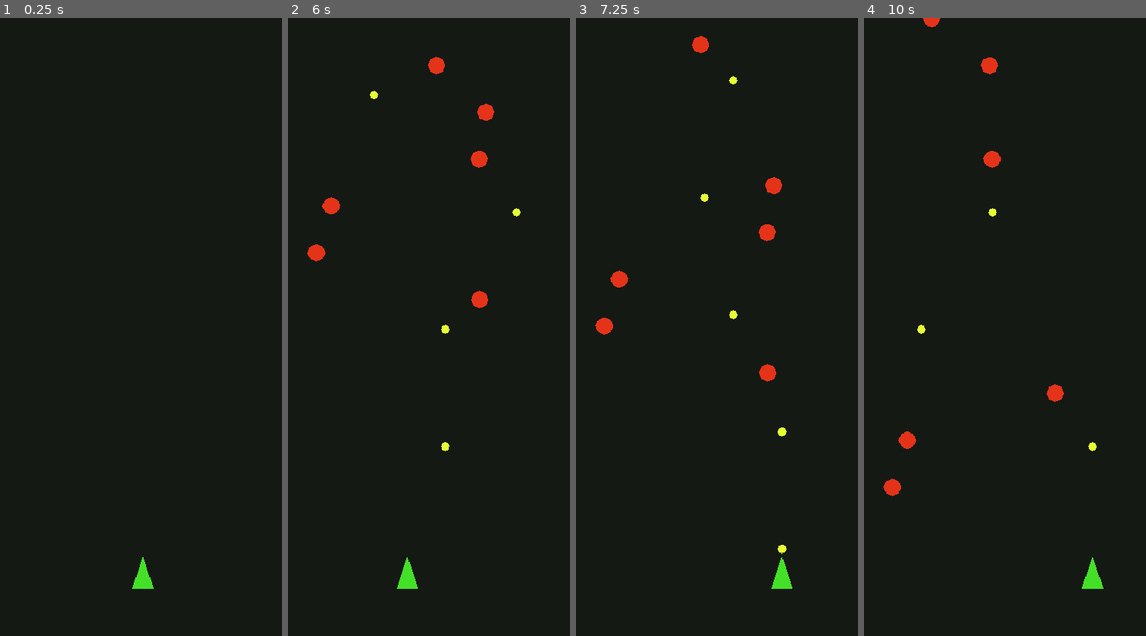
Above: before the commit, frames 1-4 (left to right).
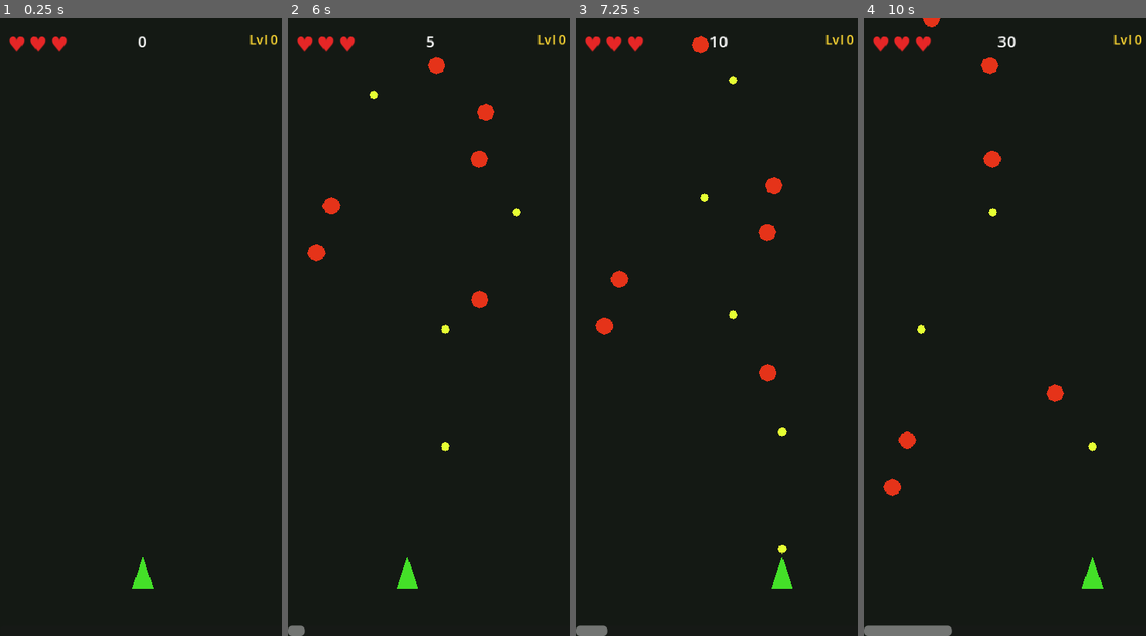
Above: after the commit, the same moments.

Repository: JoseNoIP/gb-GuacBlaster-Survivor
Game: Godot game, scene res://src/scenes/Main.tscn
Two runs of this game, one before a commit and one after it. Both use one fixed random seed, a clock stepped at 60 frames per second and the inputs below.
Inputs (mouse positions are in pixels of both pictures, inside the frame that each line leads up to):
- Up to frame 1 (0.25 s): no input
- Up to frame 2 (6 s): tap Enter at 0.5 s; move the mouse to (493, 296) at 0.52 s; hold Shift 0.53-1.25 s; click (493, 296) at 0.67 s; drag from (372, 357) to (431, 308) at 1.27 s; move the mouse to (460, 191) at 2.02 s; tap Ctrl at 2.1 s; click (460, 191) at 2.17 s; drag from (417, 450) to (420, 221) at 2.77 s; move the mouse to (516, 419) at 3.52 s; tap Alt at 3.6 s; click (516, 419) at 3.67 s; drag from (344, 234) to (516, 370) at 4.27 s; move the mouse to (445, 327) at 5.02 s; hold Shift 5.03-5.75 s; click (445, 327) at 5.17 s; drag from (386, 172) to (445, 512) at 5.77 s
- Up to frame 3 (7.25 s): move the mouse to (781, 296) at 6.52 s; tap Ctrl at 6.6 s; click (781, 296) at 6.67 s
- Up to frame 4 (10 s): drag from (948, 357) to (1069, 543) at 7.27 s; move the mouse to (1036, 191) at 8.02 s; tap Alt at 8.1 s; click (1036, 191) at 8.17 s; drag from (993, 450) to (920, 234) at 8.77 s; move the mouse to (1092, 419) at 9.52 s; hold Shift from 9.53 s (still down); click (1092, 419) at 9.67 s

The runs differ from the first frame. In frame 1, 0.4% of the frame differs, in the area x 3-99%, y 2-6%; in frame 2, 0.5%; in frame 3, 0.6%; in frame 4, 1.0%, in the area x 0-99%, y 2-100%.

Commit message:
feat: implement HUD with power-up selection, XP bar, and score tracking

Diff:
--- /dev/null
+++ b/src/features/ui/HUD.gd
@@ -0,0 +1,201 @@
+class_name HUD
+extends CanvasLayer
+## Heads-up display: hearts, XP bar, score, level, and power-up selection overlay.
+## Listens to EventBus signals — never references player or enemies directly.
+
+const POWERUP_NAMES: Dictionary = {
+	&"triple_shot": "Disparo Triple",
+	&"super_guac": "Super-Guac",
+	&"rapid_fire": "Fuego Rapido",
+	&"mole_grenade": "Granada Mole",
+	&"jalapeno_laser": "Laser Jalapeno",
+	&"spicy_bounce": "Rebote Picante",
+	&"nacho_wall": "Muro Nachos",
+	&"salsa_magnet": "Iman Salsa",
+}
+const HEART_FULL_COLOR: Color = Color(0.9, 0.15, 0.15)
+const HEART_EMPTY_COLOR: Color = Color(0.35, 0.35, 0.35)
+const SCORE_COLOR: Color = Color(1.0, 1.0, 1.0)
+const LEVEL_COLOR: Color = Color(1.0, 0.85, 0.2)
+const TITLE_COLOR: Color = Color(1.0, 0.85, 0.2)
+const OVERLAY_COLOR: Color = Color(0.0, 0.0, 0.0, 0.65)
+const CARD_MIN_SIZE: Vector2 = Vector2(100.0, 140.0)
+const XP_BAR_HEIGHT: float = 14.0
+
+var _heart_labels: Array[Label] = []
+var _xp_bar: ProgressBar
+var _score_label: Label
+var _level_label: Label
+var _powerup_panel: Control
+var _card_buttons: Array[Button] = []
+var _current_options: Array = []
+var _displayed_score: int = 0
+
+func _ready() -> void:
+	layer = 10
+	_build_ui()
+	EventBus.player_health_changed.connect(_on_player_health_changed)
+	EventBus.xp_collected.connect(_on_xp_collected)
+	EventBus.player_level_up.connect(_on_player_level_up)
+	EventBus.powerup_selection_requested.connect(_on_powerup_selection_requested)
+	EventBus.game_started.connect(_on_game_started)
+	EventBus.game_over.connect(_on_game_over)
+
+func _build_ui() -> void:
+	_build_hearts()
+	_build_score_and_level()
+	_build_xp_bar()
+	_build_powerup_panel()
+
+func _build_hearts() -> void:
+	var container := HBoxContainer.new()
+	container.position = Vector2(10.0, 16.0)
+	container.add_theme_constant_override("separation", 4)
+	add_child(container)
+	for _i: int in Constants.PLAYER_BASE_HEALTH:
+		var lbl := Label.new()
+		lbl.text = "♥"
+		lbl.add_theme_font_size_override("font_size", 28)
+		lbl.add_theme_color_override("font_color", HEART_FULL_COLOR)
+		container.add_child(lbl)
+		_heart_labels.append(lbl)
+
+func _build_score_and_level() -> void:
+	_score_label = Label.new()
+	_score_label.text = "0"
+	_score_label.add_theme_font_size_override("font_size", 22)
+	_score_label.add_theme_color_override("font_color", SCORE_COLOR)
+	_score_label.horizontal_alignment = HORIZONTAL_ALIGNMENT_CENTER
+	_score_label.anchor_left = 0.5
+	_score_label.anchor_right = 0.5
+	_score_label.offset_left = -60.0
+	_score_label.offset_right = 60.0
+	_score_label.offset_top = 16.0
+	_score_label.offset_bottom = 48.0
+	add_child(_score_label)
+
+	_level_label = Label.new()
+	_level_label.text = "Lvl 0"
+	_level_label.add_theme_font_size_override("font_size", 18)
+	_level_label.add_theme_color_override("font_color", LEVEL_COLOR)
+	_level_label.horizontal_alignment = HORIZONTAL_ALIGNMENT_RIGHT
+	_level_label.anchor_left = 1.0
+	_level_label.anchor_right = 1.0
+	_level_label.offset_left = -90.0
+	_level_label.offset_right = -10.0
+	_level_label.offset_top = 16.0
+	_level_label.offset_bottom = 44.0
+	add_child(_level_label)
+
+func _build_xp_bar() -> void:
+	_xp_bar = ProgressBar.new()
+	_xp_bar.min_value = 0.0
+	_xp_bar.max_value = float(Constants.XP_BASE_REQUIRED)
+	_xp_bar.value = 0.0
+	_xp_bar.show_percentage = false
+	_xp_bar.anchor_left = 0.0
+	_xp_bar.anchor_right = 1.0
+	_xp_bar.anchor_top = 1.0
+	_xp_bar.anchor_bottom = 1.0
+	_xp_bar.offset_top = -XP_BAR_HEIGHT
+	_xp_bar.offset_bottom = 0.0
+	add_child(_xp_bar)
+
+func _build_powerup_panel() -> void:
+	_powerup_panel = Control.new()
+	_powerup_panel.set_anchors_preset(Control.PRESET_FULL_RECT)
+	_powerup_panel.mouse_filter = Control.MOUSE_FILTER_STOP
+	_powerup_panel.hide()
+	add_child(_powerup_panel)
+
+	var dim := ColorRect.new()
+	dim.color = OVERLAY_COLOR
+	dim.set_anchors_preset(Control.PRESET_FULL_RECT)
+	_powerup_panel.add_child(dim)
+
+	var vbox := VBoxContainer.new()
+	vbox.add_theme_constant_override("separation", 16)
+	vbox.anchor_left = 0.5
+	vbox.anchor_right = 0.5
+	vbox.anchor_top = 0.5
+	vbox.anchor_bottom = 0.5
+	vbox.offset_left = -165.0
+	vbox.offset_right = 165.0
+	vbox.offset_top = -110.0
+	vbox.offset_bottom = 110.0
+	_powerup_panel.add_child(vbox)
+
+	var title := Label.new()
+	title.text = "¡Sube de nivel!"
+	title.horizontal_alignment = HORIZONTAL_ALIGNMENT_CENTER
+	title.add_theme_font_size_override("font_size", 26)
+	title.add_theme_color_override("font_color", TITLE_COLOR)
+	vbox.add_child(title)
+
+	var cards_row := HBoxContainer.new()
+	cards_row.add_theme_constant_override("separation", 10)
+	cards_row.alignment = BoxContainer.ALIGNMENT_CENTER
+	vbox.add_child(cards_row)
+
+	for i: int in Constants.POWERUP_CARDS_PER_LEVEL:
+		var btn := Button.new()
+		btn.text = "???"
+		btn.custom_minimum_size = CARD_MIN_SIZE
+		btn.pressed.connect(_on_card_pressed.bind(i))
+		cards_row.add_child(btn)
+		_card_buttons.append(btn)
+
+func _on_player_health_changed(current: int, maximum: int) -> void:
+	while _heart_labels.size() < maximum:
+		var lbl := Label.new()
+		lbl.text = "♥"
+		lbl.add_theme_font_size_override("font_size", 28)
+		lbl.add_theme_color_override("font_color", HEART_FULL_COLOR)
+		_heart_labels[0].get_parent().add_child(lbl)
+		_heart_labels.append(lbl)
+	for i: int in _heart_labels.size():
+		if i < current:
+			_heart_labels[i].add_theme_color_override("font_color", HEART_FULL_COLOR)
+		else:
+			_heart_labels[i].add_theme_color_override("font_color", HEART_EMPTY_COLOR)
+
+func _on_xp_collected(amount: int, total: int, required: int) -> void:
+	_displayed_score += amount
+	_xp_bar.max_value = float(required)
+	_xp_bar.value = float(total)
+	_score_label.text = str(_displayed_score)
+
+func _on_player_level_up(new_level: int) -> void:
+	_level_label.text = "Lvl %d" % new_level
+	_xp_bar.value = 0.0
+
+func _on_powerup_selection_requested(options: Array) -> void:
+	_current_options = options
+	for i: int in _card_buttons.size():
+		var btn: Button = _card_buttons[i]
+		if i < options.size():
+			var id: StringName = options[i] as StringName
+			btn.text = POWERUP_NAMES.get(id, str(id))
+			btn.show()
+		else:
+			btn.hide()
+	_powerup_panel.show()
+
+func _on_card_pressed(index: int) -> void:
+	if index >= _current_options.size():
+		return
+	var id: StringName = _current_options[index] as StringName
+	_powerup_panel.hide()
+	EventBus.powerup_selected.emit(id)
+
+func _on_game_started() -> void:
+	_displayed_score = 0
+	_score_label.text = "0"
+	_level_label.text = "Lvl 0"
+	_xp_bar.value = 0.0
+	_powerup_panel.hide()
+	for lbl: Label in _heart_labels:
+		lbl.add_theme_color_override("font_color", HEART_FULL_COLOR)
+
+func _on_game_over(_score: int, _duration: float) -> void:
+	_powerup_panel.hide()
--- /dev/null
+++ b/src/features/ui/HUD.tscn
@@ -0,0 +1,6 @@
+[gd_scene load_steps=2 format=3]
+
+[ext_resource type="Script" path="res://src/features/ui/HUD.gd" id="1"]
+
+[node name="HUD" type="CanvasLayer"]
+script = ExtResource("1")
--- a/src/scenes/Game.gd
+++ b/src/scenes/Game.gd
@@ -1,12 +1,5 @@
 extends Node2D
 ## Game scene controller. Starts the session on load.
-## TODO: remove _auto_select_powerup once PowerUpSelectionUI is implemented (HUD feature).
 
 func _ready() -> void:
 	GameManager.start_game()
-	EventBus.powerup_selection_requested.connect(_auto_select_powerup)
-
-func _auto_select_powerup(options: Array) -> void:
-	if options.is_empty():
-		return
-	EventBus.powerup_selected.emit(options[0] as StringName)
--- a/src/scenes/Game.tscn
+++ b/src/scenes/Game.tscn
@@ -8,6 +8,7 @@
 [ext_resource type="PackedScene" path="res://src/features/enemies/EnemyBasic.tscn" id="6"]
 [ext_resource type="PackedScene" path="res://src/features/enemies/EnemyTank.tscn" id="7"]
 [ext_resource type="PackedScene" path="res://src/features/enemies/EnemyZigzag.tscn" id="8"]
+[ext_resource type="PackedScene" path="res://src/features/ui/HUD.tscn" id="9"]
 
 [node name="Game" type="Node2D"]
 script = ExtResource("1")
@@ -28,3 +29,5 @@
 
 [node name="Player" parent="." instance=ExtResource("2")]
 position = Vector2(195, 760)
+
+[node name="HUD" parent="." instance=ExtResource("9")]
--- /dev/null
+++ b/tests/unit/test_hud.gd
@@ -0,0 +1,79 @@
+extends GutTest
+## Unit tests for HUD — hearts, XP bar, score, level label, and power-up panel.
+
+const HUDGd := preload("res://src/features/ui/HUD.gd")
+
+var _hud: HUD
+
+func before_each() -> void:
+	_hud = HUD.new()
+	add_child_autofree(_hud)
+
+# --- Power-up panel ---
+
+func test_powerup_panel_hidden_initially() -> void:
+	assert_false(_hud._powerup_panel.visible)
+
+func test_powerup_panel_shows_on_selection_requested() -> void:
+	EventBus.powerup_selection_requested.emit([&"triple_shot"])
+	assert_true(_hud._powerup_panel.visible)
+
+func test_card_text_matches_powerup_name() -> void:
+	EventBus.powerup_selection_requested.emit([&"rapid_fire", &"triple_shot"])
+	assert_eq(_hud._card_buttons[0].text, "Fuego Rapido")
+	assert_eq(_hud._card_buttons[1].text, "Disparo Triple")
+
+func test_card_press_hides_panel() -> void:
+	EventBus.powerup_selection_requested.emit([&"triple_shot"])
+	_hud._card_buttons[0].pressed.emit()
+	assert_false(_hud._powerup_panel.visible)
+
+func test_card_press_emits_powerup_selected() -> void:
+	watch_signals(EventBus)
+	EventBus.powerup_selection_requested.emit([&"triple_shot", &"rapid_fire"])
+	_hud._card_buttons[0].pressed.emit()
+	assert_signal_emitted_with_parameters(EventBus, "powerup_selected", [&"triple_shot"])
+
+func test_second_card_emits_second_option() -> void:
+	watch_signals(EventBus)
+	EventBus.powerup_selection_requested.emit([&"triple_shot", &"rapid_fire"])
+	_hud._card_buttons[1].pressed.emit()
+	assert_signal_emitted_with_parameters(EventBus, "powerup_selected", [&"rapid_fire"])
+
+func test_game_over_hides_powerup_panel() -> void:
+	EventBus.powerup_selection_requested.emit([&"triple_shot"])
+	EventBus.game_over.emit(0, 0.0)
+	assert_false(_hud._powerup_panel.visible)
+
+# --- XP bar ---
+
+func test_xp_bar_value_updates_on_xp_collected() -> void:
+	EventBus.xp_collected.emit(5, 30, 100)
+	assert_eq(_hud._xp_bar.value, 30.0)
+
+func test_xp_bar_max_updates_on_xp_collected() -> void:
+	EventBus.xp_collected.emit(5, 30, 150)
+	assert_eq(_hud._xp_bar.max_value, 150.0)
+
+func test_xp_bar_resets_on_level_up() -> void:
+	EventBus.xp_collected.emit(5, 50, 100)
+	EventBus.player_level_up.emit(1)
+	assert_eq(_hud._xp_bar.value, 0.0)
+
+# --- Score ---
+
+func test_score_accumulates_xp_amounts() -> void:
+	EventBus.xp_collected.emit(5, 5, 100)
+	EventBus.xp_collected.emit(20, 25, 100)
+	assert_eq(_hud._score_label.text, "25")
+
+func test_score_resets_on_game_started() -> void:
+	EventBus.xp_collected.emit(50, 50, 100)
+	EventBus.game_started.emit()
+	assert_eq(_hud._score_label.text, "0")
+
+# --- Level label ---
+
+func test_level_label_updates_on_level_up() -> void:
+	EventBus.player_level_up.emit(3)
+	assert_eq(_hud._level_label.text, "Lvl 3")
Not shown, added: assets/icon.svg.import
Not shown, added: src/core/Constants.gd.uid
Not shown, added: src/core/EventBus.gd.uid
Not shown, added: src/core/GameManager.gd.uid
Not shown, added: src/core/SaveManager.gd.uid
Not shown, added: src/features/audio/AudioManager.gd.uid
Not shown, added: src/features/enemies/EnemyBase.gd.uid
Not shown, added: src/features/enemies/EnemyBasic.gd.uid
Not shown, added: src/features/enemies/EnemySpawner.gd.uid
Not shown, added: src/features/enemies/EnemyTank.gd.uid
Not shown, added: src/features/enemies/EnemyZigzag.gd.uid
Not shown, added: src/features/player/Player.gd.uid
(and 14 more such lines)
